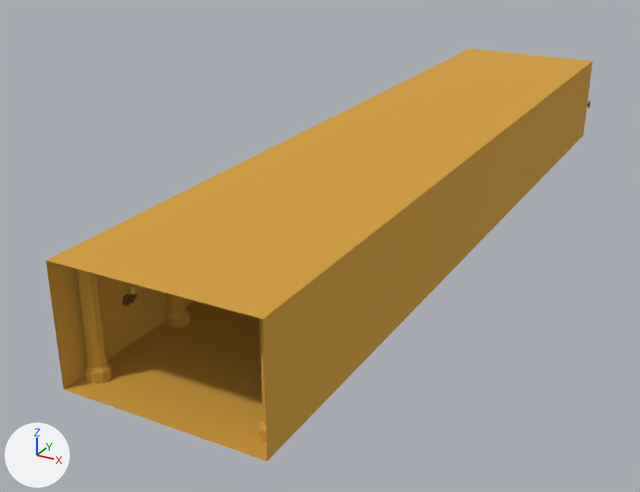
A saved change to the glTF model assets/art/models/game/mystery_room.glb.
Camera for both pictures: a 50 mm lens placed at (66.2, -76.0, 68.8), pointed at (-12.9, 67.8, -3.1). The lights are fixed; the arrows at lower left show +X, +Y and +Z. The first picture is the older version. Vertices at exactly the same position are counted once.

Objects in the first picture: 'Columns', 'Walls' and 1 more.
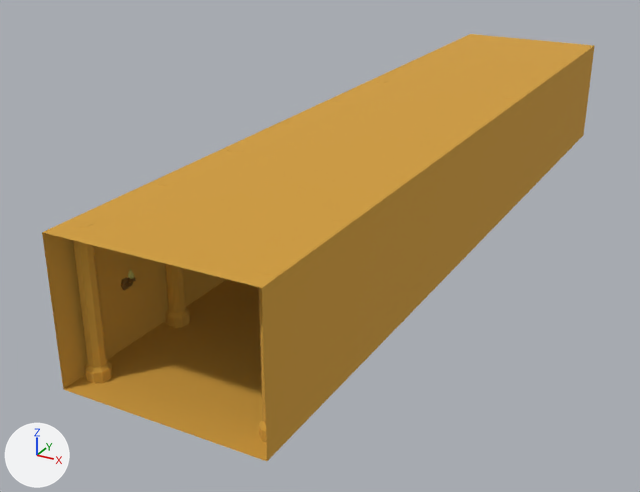
Edits to the scene script, one JSON object a line:
```json
{"block": "me_cube_001", "where": "# used by ob_walls; location = (0.0, 0.0, 0.0)"}
{"op": "remove", "block": "me_cube_001", "code": "me_cube_001.from_pydata(...)  # 12 vertices, 16 faces; spans x -17.0..17.0, y 0.0..161.0, z 0.0..20.0"}
{"op": "add", "block": "me_cube_001", "code": "me_cube_001.from_pydata(...)  # 24 vertices, 44 faces; spans x -17.0..17.0, y 0.0..161.0, z 0.0..24.0"}
{"block": "me_cube_001", "change": "me_cube_001 part 1"}
{"block": "me_cube_001", "change": "4 vertices in x -17.0..17.0, y 0.0..161.0, z 20.0 move by (0.0, 0.0, 4.0)"}
{"block": "me_cube_001", "change": "6 vertices are added at (-17.0, 0.0, 0.0), (-17.0, 0.0, 24.0), (17.0, 0.0, 0.0), (17.0, 0.0, 24.0), (-17.0, 0.0, 10.0), (17.0, 0.0, 10.0)"}
{"block": "me_cube_001", "change": "6 new vertices lie (0.0, 161.0, 0.0) away from vertices in x -17.0..17.0, y 0.0, z 0.0..24.0"}
{"block": "me_cube_001", "change": "28 new faces join them"}
{"block": "me_cylinder_002", "where": "# used by ob_columns; location = (14.8, 5.0, 0.0)"}
{"op": "remove", "block": "me_cylinder_002", "code": "me_cylinder_002.from_pydata(...)  # 1296 vertices, 2520 faces; spans x -31.0..2.0, y -2.0..152.0, z 0.0..20.0"}
{"op": "add", "block": "me_cylinder_002", "code": "me_cylinder_002.from_pydata(...)  # 1296 vertices, 2520 faces; spans x -31.0..2.0, y -2.0..152.0, z 0.0..24.0"}
{"block": "me_cylinder_002", "change": "me_cylinder_002 part 2: the whole mesh is scaled about the mesh origin by (1, 1, 1.23)"}
```

Boxes (x1, y1, x2, y2) around the edits, measured in the pictures (640 x 492 px; the box of a moved part takes in the faces that stretch with it):
```json
{"object": "Walls", "change": "reshaped", "before": [46, 49, 593, 461], "after": [42, 34, 595, 461]}
{"object": "Columns", "change": "rescaled", "before": [70, 52, 586, 442], "after": [67, 37, 588, 442], "on screen": "mostly hidden"}
{"part": 1, "of": "me_cube_001", "change": "built on", "before": [46, 49, 593, 359], "after": [42, 34, 595, 439]}
{"part": 2, "of": "me_cylinder_002", "change": "moved or reshaped", "before": [70, 52, 586, 407], "after": [67, 37, 588, 407], "on screen": "mostly hidden"}
```
